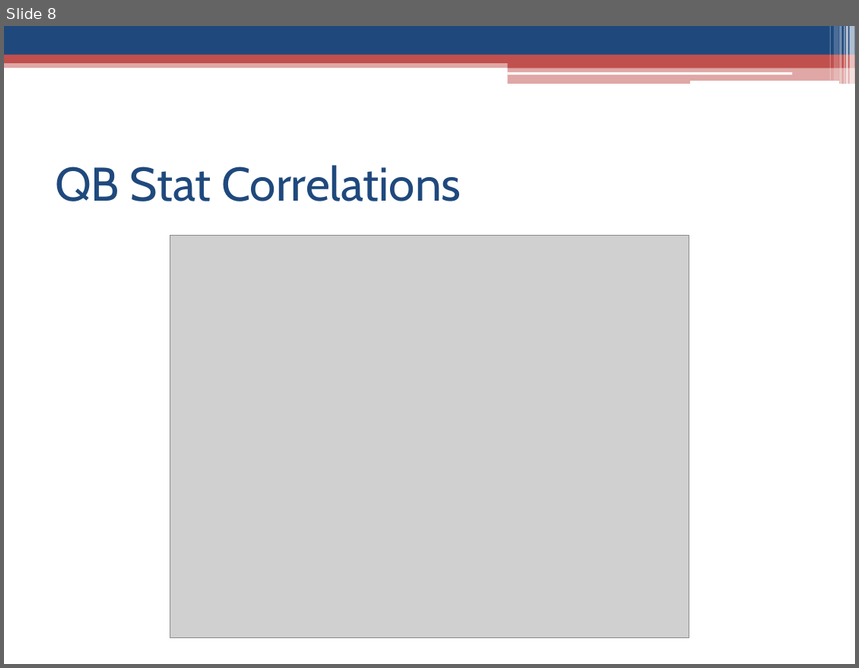
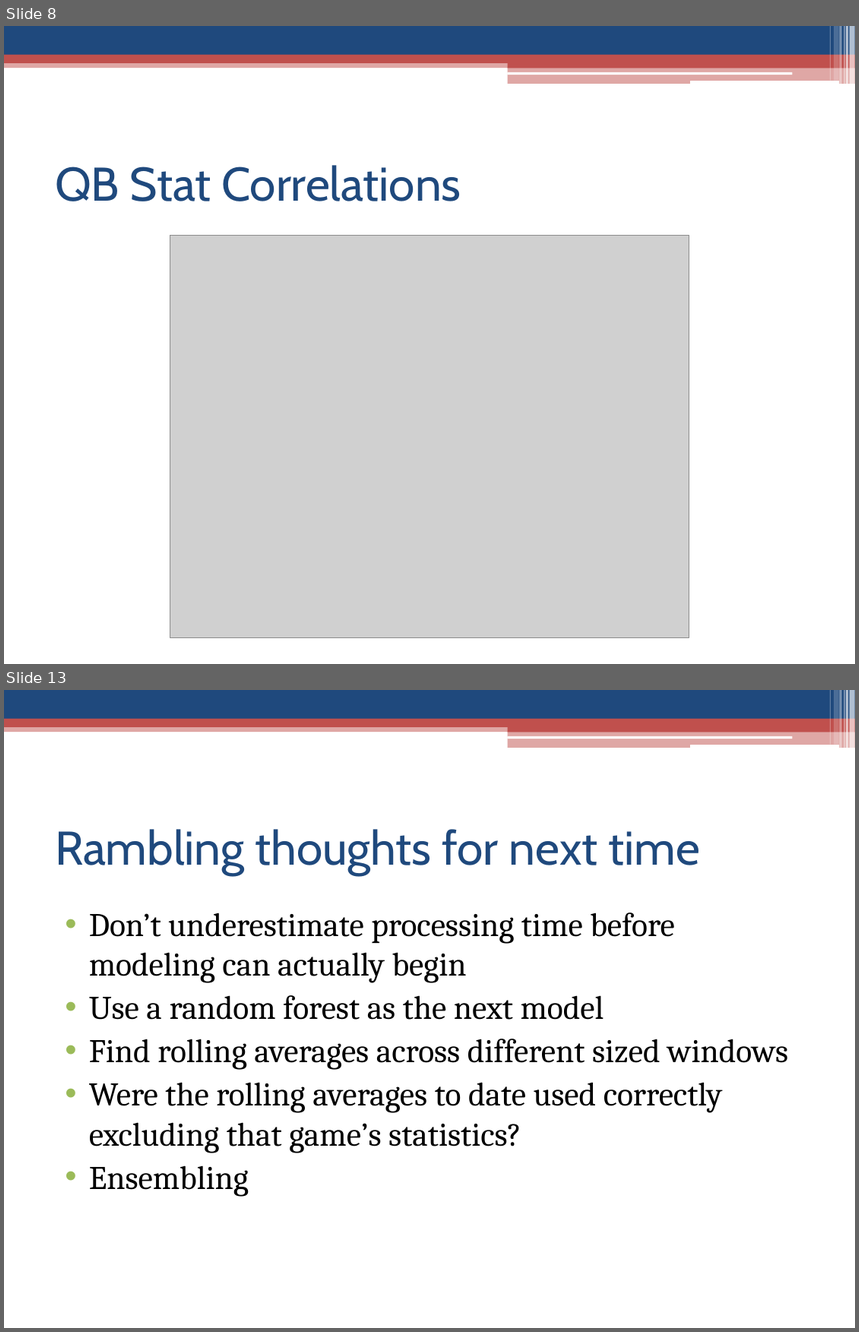
Before and after one commit to vyang91/DAT8, a slide deck: project/qb_projections/presentation.pptx. Shown one above the other, each under a label of ours: slide 8 before the commit, slides 8 and 13 after it; the slides between them are not shown. The pictures are 859x668 and 859x1332 pixels, drawn with LibreOffice and Linux fonts; fonts in the diff are those of the drawing; grey boxes stand for pictures. Boxes give left, top, right and bottom in pixels: in the first picture for what was removed or moved away, otherwise in the second. Text is boxed around its words. In the diff, an @@ line names an element or a change of style, - is before the commit and + after.

```diff
--- a/project/qb_projections/presentation.pptx
+++ b/project/qb_projections/presentation.pptx
@@ slide 13 added at [4, 690, 855, 1328], background #FFFFFF; not listed: 13 template elements that a slide beside it also shows @@
@@ title added at [55, 829, 700, 875], 40 pt, text #1F497D @@
+Rambling thoughts for next time
@@ text added at [89, 913, 788, 1197], 28 pt, text #000000 @@
+• Don’t underestimate processing time before modeling can actually begin
+• Use a random forest as the next model
+• Find rolling averages across different sized windows
+• Were the rolling averages to date used correctly excluding that game’s statistics?
+• Ensembling
```
Also in this commit, not shown: 1 slide changed, 3 other slides added, 1 slide removed, 10 other files.
